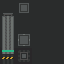
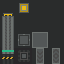
Revision of a layered 64 x 64 image; what changed, layer by layer:
added layer "standard" above "he" over (x1=4, y1=4, x2=28, y2=16)
added layer "nuclear" above "base" over (x1=4, y1=4, x2=28, y2=16)
painted on "base" over (x1=21, y1=5, x2=60, y2=64)
